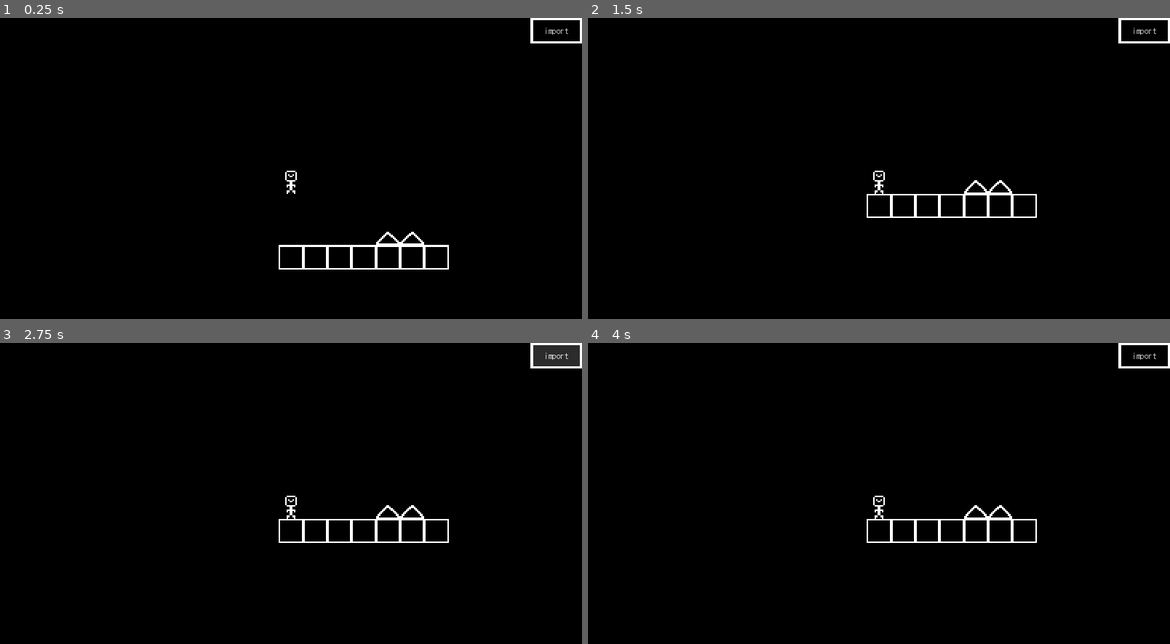
Above: before the commit, frames 1-4 (two rows, left to right).
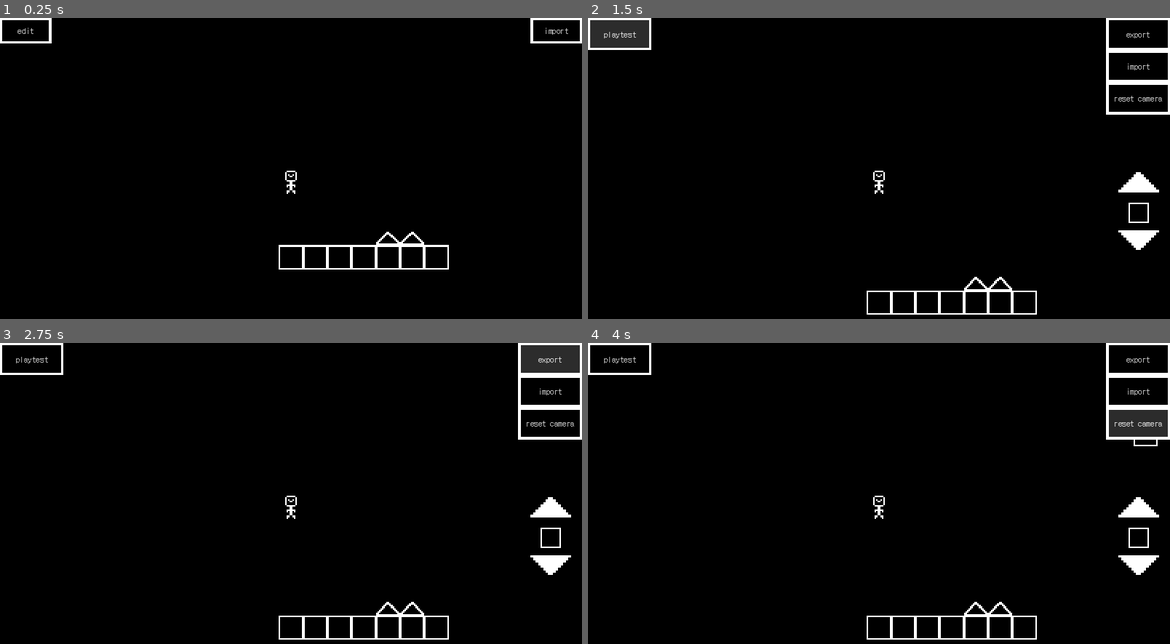
Above: after the commit, the same moments.

Repository: Salodo/godot-Platformer-jerald-land
Game: Godot game, scene res://level_loader/main.tscn
Two runs of this game, one before a commit and one after it. Both use one fixed random seed, a clock stepped at 60 frames per second and the inputs below.
Inputs (mouse positions are in pixels of both pictures, inside the frame that each line leads up to):
- Up to frame 1 (0.25 s): no input
- Up to frame 2 (1.5 s): click "import" at 0.5 s; click (611, 30) at 1.25 s, where only the run after the commit has a clickable "edit"
- Up to frame 3 (2.75 s): click "import" (after the commit: "export") at 2 s
- Up to frame 4 (4 s): click "import" at 2.75 s; click (1140, 424) at 3.5 s, where only the run after the commit has a clickable "reset camera"

The runs differ from the first frame. In frame 1, 0.2% of the frame differs, in the area x 0-9%, y 0-9%; in frame 2, 4.0%, in the area x 0-100%, y 0-99%; in frame 3, 3.4%; in frame 4, 4.0%.
Error before the commit: Invalid type in function 'change_map' in base 'Node (bigscripts.gd)'. Cannot convert argument 1 from Nil to Dictionary. (res://source/player/player.gd:67)
Error after the commit: Invalid type in function 'change_map' in base 'Node (bigscripts.gd)'. Cannot convert argument 1 from Nil to Dictionary. (res://source/player/player.gd:73)

Commit message:
player drag
ADDED ABILITY TO DRAG PLAYER IN EDITOR

Diff:
--- a/bigscripts.gd
+++ b/bigscripts.gd
@@ -5,10 +5,11 @@
 #t = title
 #d = description
 #m = map
-
+#s = spawnpoint
 var map_data:Dictionary = {
 		"t":"COOL MAP",
 		"d":"MADE BY SALPO",
+		"s":[0,0],
 		"m":
 		[{"p":[0,5],"i":"0"},#BLOCKS
 		{"p":[1,5],"i":"0"},
@@ -23,6 +24,8 @@
 		]
 		}
 
+var editor_load_map:bool = false
+
 var block_id_to_scene:Dictionary = {
 	"0":"res://source/block_scenes/default_block/block.tscn",
 	"1":"res://source/block_scenes/spike/block.tscn",
@@ -31,15 +34,17 @@
 
 var map_change = false
 
-func grab_map(folder):
+func grab_map(folder, spawn=Vector2(0,0)):
 	var map_dict:Dictionary = {}
 
 	#t = title
 	#d = description
 	#m = map
+	#s = spawn_pos
 
 	map_dict["t"] = "demo"
 	map_dict["d"] = ""
+	map_dict["s"] = [spawn.x,spawn.y]
 	map_dict["m"] = []
 
 	for child in folder.get_children():
@@ -63,13 +68,14 @@
 
 func load_map(map_code:Array,folder:Node2D):
 	for block_dat in map_code:
-		var new_block = load(block_id_to_scene[block_dat["i"]]).instantiate()
+		var new_block = load(block_id_to_scene[str(block_dat["i"])]).instantiate()
 		new_block.set_dat(block_dat)
 
 		folder.add_child(new_block)
 
 func change_map(data:Dictionary):
 	map_data = data
+	spawn_pos = Vector2(data["s"][0],data["s"][1])*16
 	map_change = true
 
 func has_map_changed():
--- a/level_builder/level_builder.gd
+++ b/level_builder/level_builder.gd
@@ -3,6 +3,7 @@
 @onready var camera = $Camera2D
 @onready var cursor = $Cursor
 @onready var block_container = $block_folder
+@onready var jerald = $jerald
 
 var block_icons = [
 {"id":"0","name":"cube","icon":"res://source/block_scenes/default_block/default_block.png"},
@@ -19,9 +20,20 @@
 var selected_block:int = 0
 
 var currently_hovering_block:Node2D = null
+var hovering_on_jerald:bool = false
+var moving_jerald:bool = false
+var can_place:bool = true
+
+func load_map(map_data):
+	clear_map()
+	Bigscripts.load_map(map_data["m"], block_container)
+	jerald.global_position = Vector2(map_data["s"][0],map_data["s"][1])*16
 
 func _ready():
 	cursor.show()
+	if Bigscripts.editor_load_map:
+		load_map(Bigscripts.map_data)
+	_on_reset_cam_pressed()
 	previous_mouse_snapped_pos = position_to_grid(get_global_mouse_position())
 
 func cursor_state(state:int):
@@ -33,6 +45,8 @@
 			cursor.region_rect = Rect2(16,0,16,16)
 		2:
 			cursor.region_rect = Rect2(0,16,16,16)
+		3:
+			cursor.region_rect = Rect2(16,16,16,16)
 
 func place_grid(pos:Vector2):
 	if on_ui_element:return
@@ -52,7 +66,6 @@
 	var dir:Vector2 = Vector2(dir_x, dir_y)
 	camera.position += dir*speed*delta
 
-
 	var current_mouse_snapped_pos = position_to_grid(get_global_mouse_position())
 	#DID HANDLE PLACING AND BREAKING
 	#if previous_mouse_snapped_pos != current_mouse_snapped_pos:
@@ -62,7 +75,7 @@
 	#previous_mouse_snapped_pos = position_to_grid(get_global_mouse_position())
 
 	#HANDLES CURSOR
-	if Input.is_action_just_pressed("place"):
+	if Input.is_action_just_pressed("place") and can_place:
 		cursor_state(1)
 		place_grid(current_mouse_snapped_pos)
 	elif Input.is_action_just_pressed("delete"):
@@ -71,7 +84,17 @@
 			currently_hovering_block.queue_free()
 	elif Input.is_action_just_released("delete") or Input.is_action_just_released("place"):
 		cursor_state(0)
-	cursor.global_position = position_to_grid(get_global_mouse_position())
+	elif Input.is_action_just_pressed("place") and hovering_on_jerald:
+		moving_jerald = true
+		cursor_state(3)
+
+	if Input.is_action_just_released("place") and hovering_on_jerald:
+		moving_jerald = false
+		can_place = true
+
+	cursor.global_position = current_mouse_snapped_pos
+	if moving_jerald:
+		jerald.position = current_mouse_snapped_pos
 
 func position_to_grid(pos:Vector2):
 	return pos.snapped(Vector2.ONE * CELL_SIZE)
@@ -85,6 +108,11 @@
 #DETECT OF MOUSE HOVERING ON BLOCK
 var blocks_on_cursor = 0
 func _on_area_2d_body_entered(body):
+	if body.is_in_group("player_dummy"):
+		hovering_on_jerald = true
+		can_place = false
+		return
+
 	blocks_on_cursor+=1
 	if current_cursor_state == 2:
 		body.queue_free()
@@ -93,10 +121,15 @@
 		currently_hovering_block = null
 	currently_hovering_block = body
 
-func _on_area_2d_body_exited(_body):
+func _on_area_2d_body_exited(body):
+	if body.is_in_group("player_dummy"):
+		hovering_on_jerald = false
+		can_place = true
+		return
+
 	currently_hovering_block = null
 	blocks_on_cursor-=1
-	if current_cursor_state == 1 and blocks_on_cursor==0:
+	if current_cursor_state == 1 and blocks_on_cursor==0 and can_place:
 		place_grid(position_to_grid(get_global_mouse_position()))
 
 #HANDLES EXPORT AND IMPORT
@@ -108,12 +141,13 @@
 		i.queue_free()
 func _on_button_pressed():
 	export.release_focus()
-	DisplayServer.clipboard_set(Bigscripts.grab_map(block_container))
+	var s = position_to_grid(jerald.global_position)
+	DisplayServer.clipboard_set(Bigscripts.grab_map(block_container,s))
 func _on_import_pressed():
 	import.release_focus()
-	clear_map()
 	var map:Dictionary = JSON.parse_string(DisplayServer.clipboard_get())
-	Bigscripts.load_map(map["m"], block_container)
+	load_map(map)
+
 
 #HANDLES BLOCK SELECTION
 @onready var selected_block_texture = $CanvasLayer/Control/selected_block
@@ -132,9 +166,14 @@
 		selected_block+=1
 		selected_block_texture.texture = load(block_icons[selected_block]["icon"])
 
+#HANDLES PLAYTESTING and camera reset
+@onready var playtes_button = $CanvasLayer/Control/playtest
 
-#    #   #######   #      #      #######
-#    #   #         #      #      #     #
-######   #######   #      #      #     #
-#    #   #         #      #      #     #
-#    #   #######   ####   ####   #######
+func _on_playtest_pressed():
+	playtes_button.release_focus()
+	var s = position_to_grid(jerald.global_position)/16
+	var map_dat:Dictionary = JSON.parse_string(Bigscripts.grab_map(block_container, s))
+	Bigscripts.change_map(map_dat)
+	get_tree().change_scene_to_file("res://level_loader/main.tscn")
+func _on_reset_cam_pressed():
+	camera.global_position = jerald.global_position
--- a/level_builder/level_builder.tscn
+++ b/level_builder/level_builder.tscn
@@ -1,7 +1,6 @@
 [gd_scene load_steps=11 format=3 uid="uid://ciowo6xrckea5"]
 
 [ext_resource type="Script" path="res://level_builder/level_builder.gd" id="1_dhbf8"]
-[ext_resource type="PackedScene" uid="uid://d2leif0wotleu" path="res://source/block_scenes/default_block/block.tscn" id="2_qal26"]
 [ext_resource type="Texture2D" uid="uid://dyjxemk2c3o6k" path="res://level_builder/cursor.png" id="3_ytagf"]
 [ext_resource type="Texture2D" uid="uid://bxg8rfq0f4cl4" path="res://source/player/jerald.png" id="4_dpcxy"]
 [ext_resource type="Theme" uid="uid://duscod7gw58fs" path="res://theming/default.tres" id="4_i837x"]
@@ -19,13 +18,13 @@
 atlas = ExtResource("5_eatmq")
 region = Rect2(0, 16, 16, 16)
 
+[sub_resource type="RectangleShape2D" id="RectangleShape2D_jddcm"]
+size = Vector2(16, 16)
+
 [node name="Node2D" type="Node2D"]
 script = ExtResource("1_dhbf8")
 
 [node name="block_folder" type="Node2D" parent="."]
-
-[node name="default_block" parent="block_folder" instance=ExtResource("2_qal26")]
-position = Vector2(-160, 80)
 
 [node name="Camera2D" type="Camera2D" parent="."]
 position = Vector2(-57, 73)
@@ -40,8 +39,8 @@
 region_rect = Rect2(0, 0, 16, 16)
 
 [node name="Area2D" type="Area2D" parent="Cursor"]
-collision_layer = 16
-collision_mask = 16
+collision_layer = 17
+collision_mask = 17
 
 [node name="CollisionShape2D" type="CollisionShape2D" parent="Cursor/Area2D"]
 shape = SubResource("RectangleShape2D_48r8n")
@@ -57,7 +56,6 @@
 grow_vertical = 2
 
 [node name="export" type="Button" parent="CanvasLayer/Control"]
-layout_mode = 1
 anchors_preset = 1
 anchor_left = 1.0
 anchor_right = 1.0
@@ -68,7 +66,6 @@
 text = "export"
 
 [node name="import" type="Button" parent="CanvasLayer/Control"]
-layout_mode = 1
 anchors_preset = 1
 anchor_left = 1.0
 anchor_right = 1.0
@@ -80,8 +77,25 @@
 text = "import
 "
 
+[node name="reset_cam" type="Button" parent="CanvasLayer/Control"]
+anchors_preset = 1
+anchor_left = 1.0
+anchor_right = 1.0
+offset_left = -126.0
+offset_top = 127.0
+offset_bottom = 191.0
+grow_horizontal = 0
+theme = ExtResource("4_i837x")
+text = "reset camera"
+
+[node name="playtest" type="Button" parent="CanvasLayer/Control"]
+offset_right = 126.0
+offset_bottom = 63.993
+theme = ExtResource("4_i837x")
+text = "playtest
+"
+
 [node name="up" type="TextureButton" parent="CanvasLayer/Control"]
-layout_mode = 1
 anchors_preset = 6
 anchor_left = 1.0
 anchor_top = 0.5
@@ -100,7 +114,6 @@
 texture_hover = SubResource("AtlasTexture_ldww8")
 
 [node name="selected_block" type="TextureRect" parent="CanvasLayer/Control"]
-layout_mode = 1
 anchors_preset = 6
 anchor_left = 1.0
 anchor_top = 0.5
@@ -115,7 +128,6 @@
 texture = ExtResource("6_7wfgo")
 
 [node name="down" type="TextureButton" parent="CanvasLayer/Control"]
-layout_mode = 1
 anchors_preset = 6
 anchor_left = 1.0
 anchor_top = 0.5
@@ -133,8 +145,13 @@
 texture_pressed = SubResource("AtlasTexture_ldww8")
 texture_hover = SubResource("AtlasTexture_ldww8")
 
-[node name="Jerald" type="Sprite2D" parent="."]
+[node name="jerald" type="StaticBody2D" parent="." groups=["player_dummy"]]
+
+[node name="Jerald" type="Sprite2D" parent="jerald"]
 texture = ExtResource("4_dpcxy")
+
+[node name="CollisionShape2D" type="CollisionShape2D" parent="jerald"]
+shape = SubResource("RectangleShape2D_jddcm")
 
 [connection signal="body_entered" from="Cursor/Area2D" to="." method="_on_area_2d_body_entered"]
 [connection signal="body_exited" from="Cursor/Area2D" to="." method="_on_area_2d_body_exited"]
@@ -142,5 +159,7 @@
 [connection signal="mouse_exited" from="CanvasLayer/Control" to="." method="_on_control_mouse_exited"]
 [connection signal="pressed" from="CanvasLayer/Control/export" to="." method="_on_button_pressed"]
 [connection signal="pressed" from="CanvasLayer/Control/import" to="." method="_on_import_pressed"]
+[connection signal="pressed" from="CanvasLayer/Control/reset_cam" to="." method="_on_reset_cam_pressed"]
+[connection signal="pressed" from="CanvasLayer/Control/playtest" to="." method="_on_playtest_pressed"]
 [connection signal="pressed" from="CanvasLayer/Control/up" to="." method="_on_up_pressed"]
 [connection signal="pressed" from="CanvasLayer/Control/down" to="." method="_on_down_pressed"]
--- a/project.godot
+++ b/project.godot
@@ -41,6 +41,7 @@
 jump={
 "deadzone": 0.5,
 "events": [Object(InputEventKey,"resource_local_to_scene":false,"resource_name":"","device":0,"window_id":0,"alt_pressed":false,"shift_pressed":false,"ctrl_pressed":false,"meta_pressed":false,"pressed":false,"keycode":0,"physical_keycode":32,"unicode":0,"echo":false,"script":null)
+, Object(InputEventKey,"resource_local_to_scene":false,"resource_name":"","device":0,"window_id":0,"alt_pressed":false,"shift_pressed":false,"ctrl_pressed":false,"meta_pressed":false,"pressed":false,"keycode":0,"physical_keycode":4194320,"unicode":0,"echo":false,"script":null)
 ]
 }
 up={
--- a/source/blocks/block.gd
+++ b/source/blocks/block.gd
@@ -1,7 +1,7 @@
 extends StaticBody2D
 
 var block_dat = {}
-var block_id = "0"
+var block_id = 0
 
 const CELL_SIZE = 16
 
--- a/source/blocks/checkpoint.gd
+++ b/source/blocks/checkpoint.gd
@@ -1,7 +1,7 @@
 extends "block.gd"
 
 func _init():
-	block_id = "2"
+	block_id = 2
 
 @onready var texture = $texture
 
--- a/source/blocks/default_block.gd
+++ b/source/blocks/default_block.gd
@@ -1,4 +1,4 @@
 extends "block.gd"
 
 func _init():
-	block_id = "0"
+	block_id = 0
--- a/source/blocks/spike.gd
+++ b/source/blocks/spike.gd
@@ -1,7 +1,7 @@
 extends "block.gd"
 
 func _init():
-	block_id = "1"
+	block_id = 1
 	block_dat["d"] = 10
 
 func _on_detector_body_entered(body):
--- a/source/player/player.gd
+++ b/source/player/player.gd
@@ -11,9 +11,10 @@
 
 @onready var after_timer = $jump_timer
 @onready var import = $CanvasLayer/Control/import
+@onready var edit = $CanvasLayer/Control/edit
 
 func _ready():
-	position = Bigscripts.spawn_pos
+	global_position = Bigscripts.spawn_pos
 
 func jump():
 	velocity.y = JUMP_VELOCITY
@@ -54,14 +55,25 @@
 func _on_jump_timer_timeout():
 	after_jump = false
 
+func kill():
+	if Bigscripts.has_map_changed():
+		get_tree().reload_current_scene()
+	else:
+		global_position = Bigscripts.spawn_pos
+		velocity = Vector2(0,0)
+		print("AA")
+
 func damage(amount):
 	if amount > 0:
-		if Bigscripts.has_map_changed():
-			get_tree().reload_current_scene()
-		else:
-			global_position = Bigscripts.spawn_pos
+		kill()
 
 
 func _on_button_pressed():
 	import.release_focus()
 	Bigscripts.change_map((JSON.parse_string(DisplayServer.clipboard_get())))
+
+func _on_edit_pressed():
+	edit.release_focus()
+	Bigscripts.editor_load_map = true
+	Bigscripts.spawn_pos = Vector2(0,0)
+	get_tree().change_scene_to_file("res://level_builder/level_builder.tscn")
--- a/source/player/player.tscn
+++ b/source/player/player.tscn
@@ -37,6 +37,7 @@
 grow_vertical = 2
 
 [node name="import" type="Button" parent="CanvasLayer/Control"]
+layout_mode = 1
 anchors_preset = 1
 anchor_left = 1.0
 anchor_right = 1.0
@@ -46,5 +47,13 @@
 theme = ExtResource("3_1btrs")
 text = "import"
 
+[node name="edit" type="Button" parent="CanvasLayer/Control"]
+layout_mode = 1
+offset_right = 102.0
+offset_bottom = 51.0
+theme = ExtResource("3_1btrs")
+text = "edit"
+
 [connection signal="timeout" from="jump_timer" to="." method="_on_jump_timer_timeout"]
 [connection signal="pressed" from="CanvasLayer/Control/import" to="." method="_on_button_pressed"]
+[connection signal="pressed" from="CanvasLayer/Control/edit" to="." method="_on_edit_pressed"]
Binary file changed: level_builder/cursor.png
Not shown, added: level_builder/lina_map.txt
Not shown, added: level_builder/salod_map.txt
